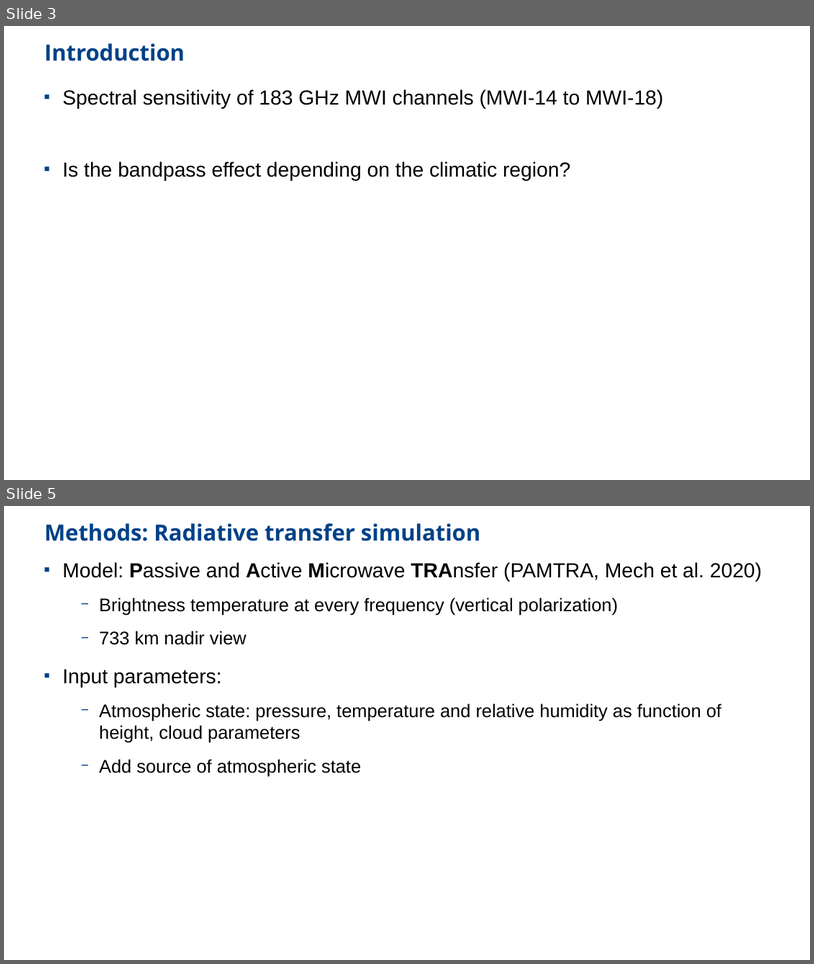
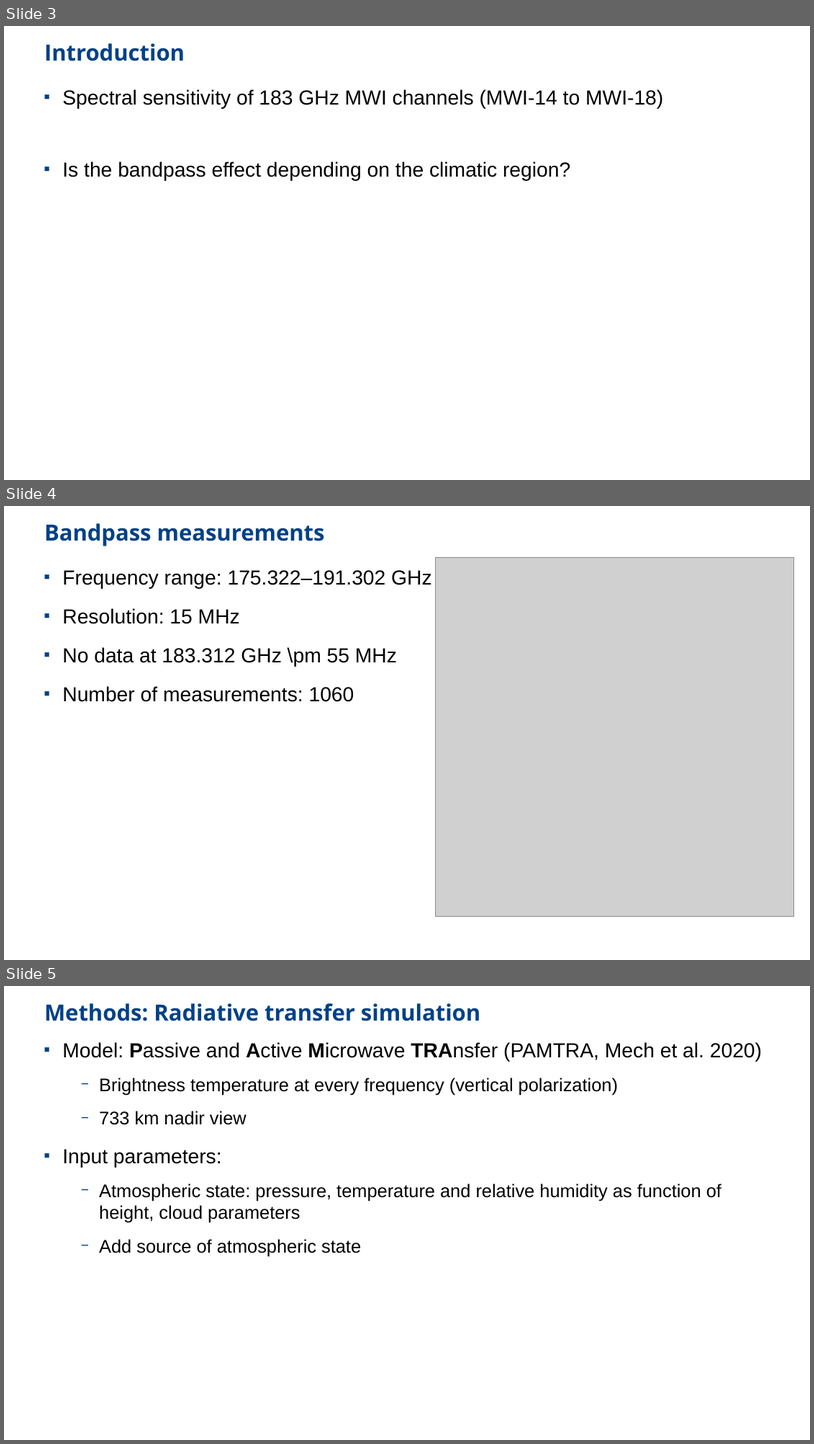
Before and after one commit to nrisse/mwi-srf183, a slide deck: bandpass_presentation.odp. Shown one above the other, each under a label of ours: slides 3 and 5 before the commit, slides 3, 4 and 5 after it; the slides between them are not shown. The pictures are 814x964 and 814x1444 pixels, drawn with LibreOffice and Linux fonts; fonts in the diff are those of the drawing; grey boxes stand for pictures. Boxes give left, top, right and bottom in pixels: in the first picture for what was removed or moved away, otherwise in the second. Text is boxed around its words. In the diff, an @@ line names an element or a change of style, - is before the commit and + after.

```diff
--- a/bandpass_presentation.odp
+++ b/bandpass_presentation.odp
@@ slide 4 added at (4, 506, 810, 960), background #FFFFFF @@
@@ title added at (44, 523, 325, 546), 22 pt, text #004187, bold @@
+Bandpass measurements
@@ text added at (62, 570, 432, 702), 20 pt, text #000000 @@
+■ Frequency range: 175.322–191.302 GHz
+■ Resolution: 15 MHz
+■ No data at 183.312 GHz \pm 55 MHz
+■ Number of measurements: 1060
@@ picture added at (436, 557, 795, 916) @@
```
Also in this commit, not shown: 1 slide removed, 33 other files.
